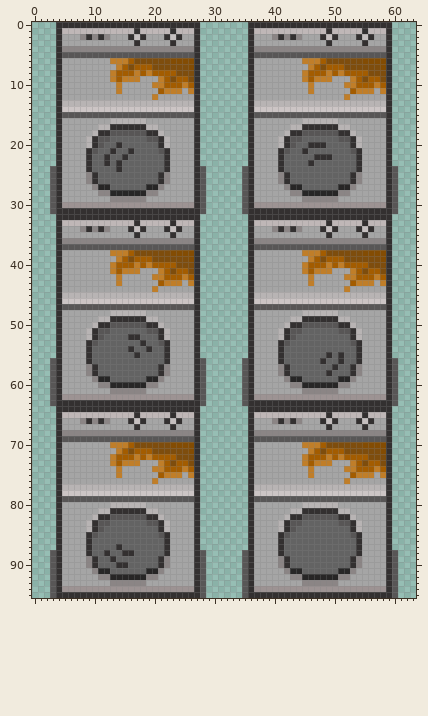
A sprite sheet gets an edit: models/dryer/basic_dryer.png. The first picture shows the starting point.
The file is 64x96 pixels. Colours within 5 levels of each other are drawn and written as one.
The result:
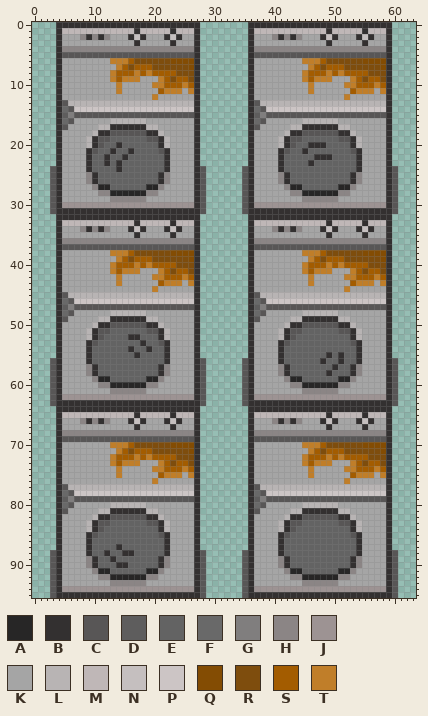
Palette (. is transparent): A #272626  B #333030  C #585656  D #5e5d5d  E #636363  F #696969  G #807e7e  H #8b8585  J #9d9393  K #a5a5a5  L #b8b4b4  M #bfb7b7  N #c5bfbf  P #ccc5c5  Q #834c03  R #7e4d0d  S #a35c00  T #c07e29
What changed:
Colour K gives way to colour C in row 16 at x 6 and 38; in row 17 at x 5 and 37; in row 48 at x 6 and 38; in row 49 at x 5 and 37; in row 80 at x 6 and 38; in row 81 at x 5 and 37.
Colour L gives way to colour C in row 13 at x 5 and 37; in row 45 at x 5 and 37; in row 77 at x 5 and 37.
Colour P gives way to colour C in row 14 at x 6 and 38; in row 46 at x 6 and 38; in row 78 at x 6 and 38.
Colour C gives way to colour D in row 15 at x 5 and 37; in row 47 at x 5 and 37; in row 79 at x 5 and 37.
Colour K gives way to colour F in row 16 at x 5 and 37; in row 48 at x 5 and 37; in row 80 at x 5 and 37.
Colour P gives way to colour F in row 14 at x 5 and 37; in row 46 at x 5 and 37; in row 78 at x 5 and 37.
Colour C gives way to colour G in row 15 at x 6 and 38; in row 47 at x 6 and 38; in row 79 at x 6 and 38.
Pixel boxes of the changes (left, top, right, bottom) in both pictures:
changed: (62, 100, 74, 130)
changed: (254, 100, 266, 130)
changed: (62, 292, 74, 322)
changed: (254, 292, 266, 322)
changed: (62, 484, 74, 514)
changed: (254, 484, 266, 514)
